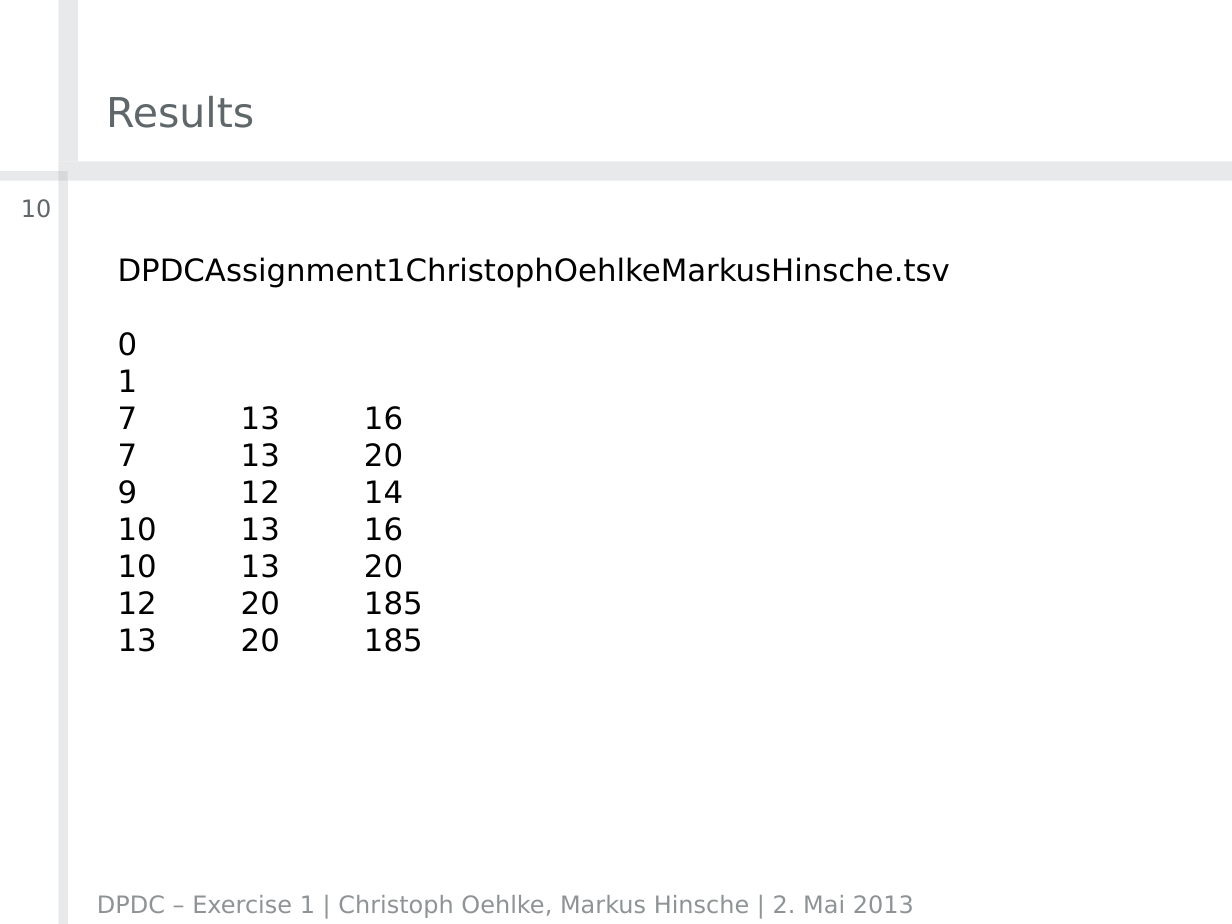
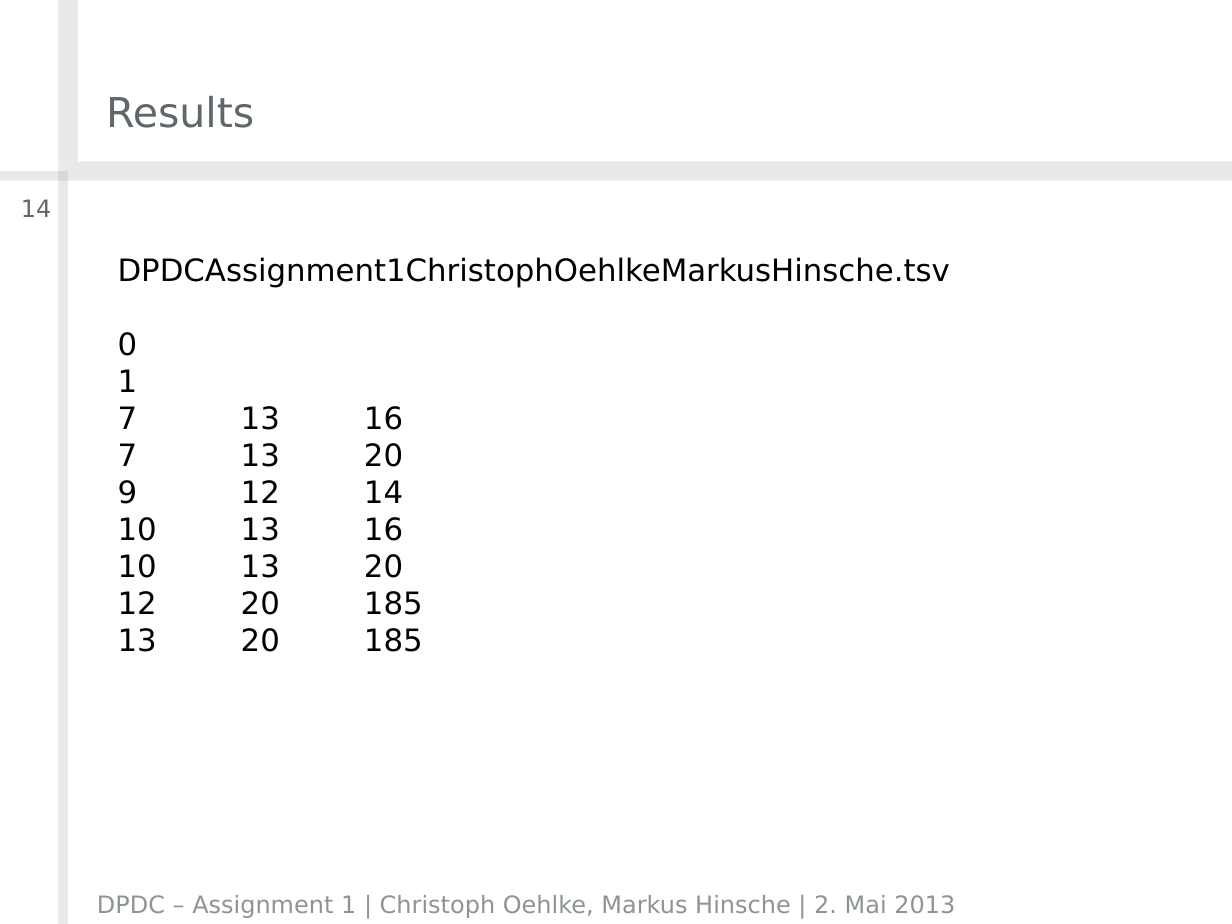
Before and after one commit to crizzy/dpdc-exercises, a slide deck: slide 14 of exercise1/DPDCAssignment1ChristophOehlkeMarkusHinsche.pptx (slide 10 before the commit). Drawn at 1232x924 pixels with LibreOffice and Linux fonts; fonts in the diff are those of the drawing; background and template pictures are left out. Boxes give left, top, right and bottom in pixels: in the first picture for what was removed or moved away, otherwise in the second. Text is boxed around its words. In the diff, an @@ line names an element or a change of style, - is before the commit and + after.

```diff
--- a/exercise1/DPDCAssignment1ChristophOehlkeMarkusHinsche.pptx
+++ b/exercise1/DPDCAssignment1ChristophOehlkeMarkusHinsche.pptx
@@ page number at (21,199,52,217): text changed @@
-10
+14
@@ text at (97,895,955,918): text changed @@
-DPDC – Exercise 1 | Christoph Oehlke, Markus Hinsche | 2. Mai 2013
+DPDC – Assignment 1 | Christoph Oehlke, Markus Hinsche | 2. Mai 2013
```
Also in this commit, not shown: 9 other slides changed, 4 slides added.
